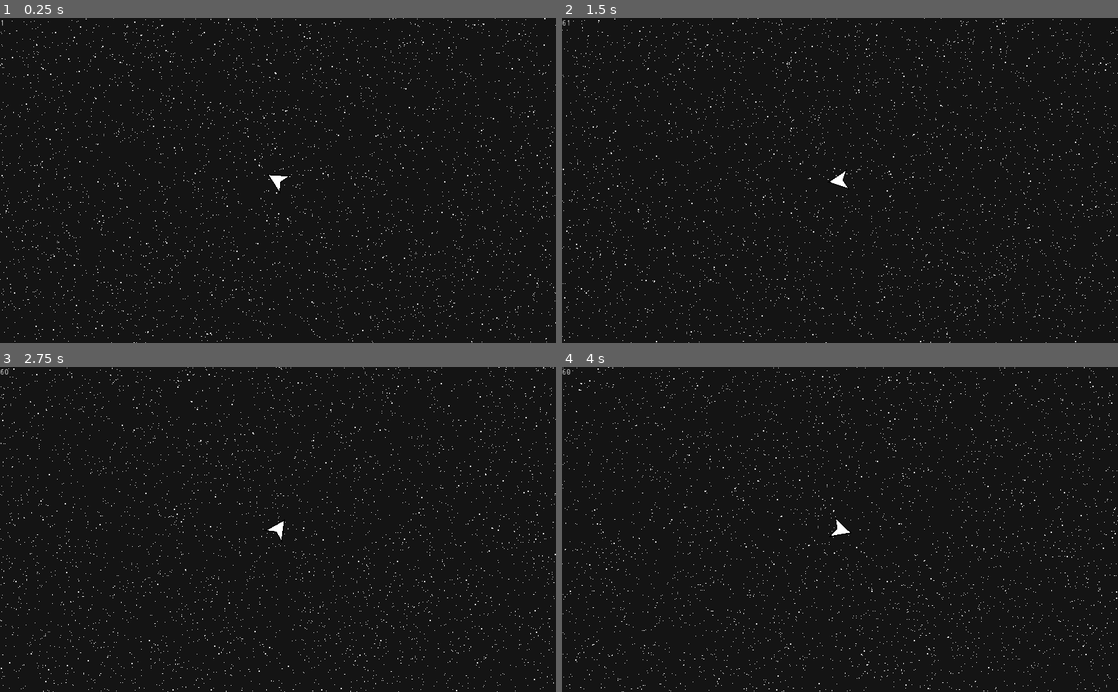
Above: before the commit, frames 1-4 (two rows, left to right).
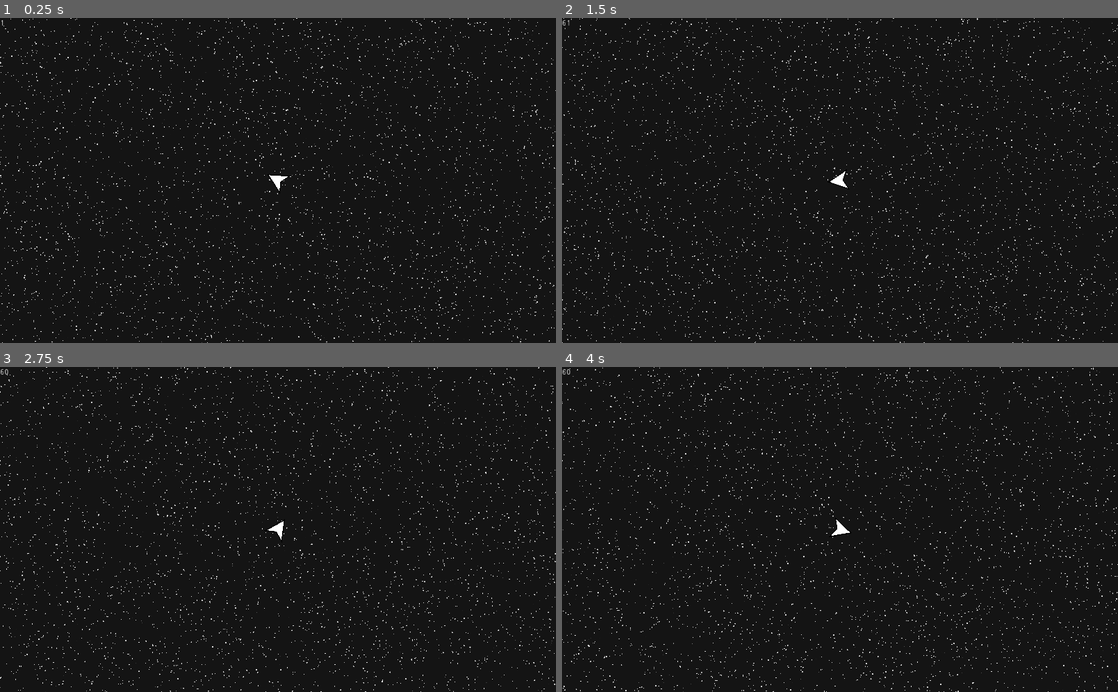
Above: after the commit, the same moments.

Repository: Jellonator/04-Space-Shooter
Game: Godot game, scene res://World/Game.tscn
The game is run twice, just before and just after one commit, with the same random seed, the same clock (stepped at 60 frames per second) and the same inputs.
Inputs (mouse positions are in pixels of both pictures, inside the frame that each line leads up to):
- Up to frame 1 (0.25 s): no input
- Up to frame 2 (1.5 s): tap Enter at 0.5 s; move the mouse to (962, 164) at 0.52 s; hold D (move_right) 0.53-1.28 s; hold Shift (action_shoot) 0.53-1.28 s; move the mouse to (728, 196) at 1.27 s; hold S (move_down) from 1.28 s (still down); tap Down (look_down) at 1.35 s
- Up to frame 3 (2.75 s): move the mouse to (333, 458) at 2.02 s; release S (move_down) at 2.03 s; hold D (move_right) from 2.03 s (still down); hold Left (look_left) from 2.03 s (still down)
- Up to frame 4 (4 s): move the mouse to (812, 594) at 2.77 s; release D (move_right) at 2.78 s; release Left (look_left) at 2.78 s; hold W (move_up) 2.78-3.53 s; tap Right (look_right) at 2.85 s; move the mouse to (1006, 578) at 3.52 s; hold A (move_left) from 3.53 s (still down); hold Up (look_up) from 3.53 s (still down)

The runs differ from the first frame. In frame 1, 2.6% of the frame differs, in the area x 0-100%, y 0-100%; in frame 2, 2.6%; in frame 3, 2.6%; in frame 4, 2.7%.

Commit message:
Stars are now circular again

Diff:
--- a/Util/StarRenderer.shader
+++ b/Util/StarRenderer.shader
@@ -2,6 +2,13 @@
 render_mode keep_data;
 
 uniform vec2 offset;
+
+const vec2 PADDING = vec2(4.0, 4.0);
+const vec2 SCREEN_SIZE = vec2(1024.0, 600.0);
+const float MAX_PARTICLE_SIZE = 3.0;
+const float MIN_PARTICLE_SIZE = 1.0;
+const float MIN_DEPTH = 1.0;
+const float MAX_DEPTH = 20.0;
 
 float rand_from_seed(inout uint seed) {
 	int k;
@@ -31,14 +38,14 @@
 	uint base_number = uint(INDEX);
 	uint alt_seed = hash(base_number + uint(2) + RANDOM_SEED);
 	if (RESTART) {
-		CUSTOM.z = sqrt(rand_from_seed(alt_seed)) * 20.0 + 1.0;
-		CUSTOM.x = rand_from_seed(alt_seed) * 1024.0 * CUSTOM.z;
-		CUSTOM.y = rand_from_seed(alt_seed) * 600.0 * CUSTOM.z;
+		CUSTOM.z = sqrt(rand_from_seed(alt_seed)) * (MAX_DEPTH - MIN_DEPTH) + MIN_DEPTH;
+		CUSTOM.x = rand_from_seed(alt_seed) * (SCREEN_SIZE.x + 2.0 * PADDING.x) * CUSTOM.z;
+		CUSTOM.y = rand_from_seed(alt_seed) * (SCREEN_SIZE.y + 2.0 * PADDING.y) * CUSTOM.z;
 	}
 	COLOR = vec4(1, 1, 1, 0.85);
-	float sizelerp = (CUSTOM.z - 1.0) / (20.0 - 1.0);
-	float size = mix(1.0, 2.0, 1.0 - sizelerp);
-	TRANSFORM[3].xy = mod((CUSTOM.xy + offset) / CUSTOM.z, vec2(1024.0, 600.0));
+	float sizelerp = (CUSTOM.z - MIN_DEPTH) / (MAX_DEPTH - MIN_DEPTH);
+	float size = mix(MIN_PARTICLE_SIZE, MAX_PARTICLE_SIZE, 1.0 - sizelerp) / 16.0;
+	TRANSFORM[3].xy = mod((CUSTOM.xy + offset) / CUSTOM.z, SCREEN_SIZE + PADDING * 2.0) - PADDING;
 	TRANSFORM[0].x = size;
 	TRANSFORM[1].y = size;
 }
--- a/Util/StarRenderer.tscn
+++ b/Util/StarRenderer.tscn
@@ -1,7 +1,8 @@
-[gd_scene load_steps=4 format=2]
+[gd_scene load_steps=5 format=2]
 
 [ext_resource path="res://Util/StarRenderer.gd" type="Script" id=1]
 [ext_resource path="res://Util/StarRenderer.shader" type="Shader" id=2]
+[ext_resource path="res://Util/star.png" type="Texture" id=3]
 
 [sub_resource type="ShaderMaterial" id=1]
 shader = ExtResource( 2 )
@@ -25,3 +26,4 @@
 explosiveness = 1.0
 visibility_rect = Rect2( 0, 0, 1024, 600 )
 process_material = SubResource( 1 )
+texture = ExtResource( 3 )
Binary file added: Util/star.png
Not shown, added: Util/star.png.import
